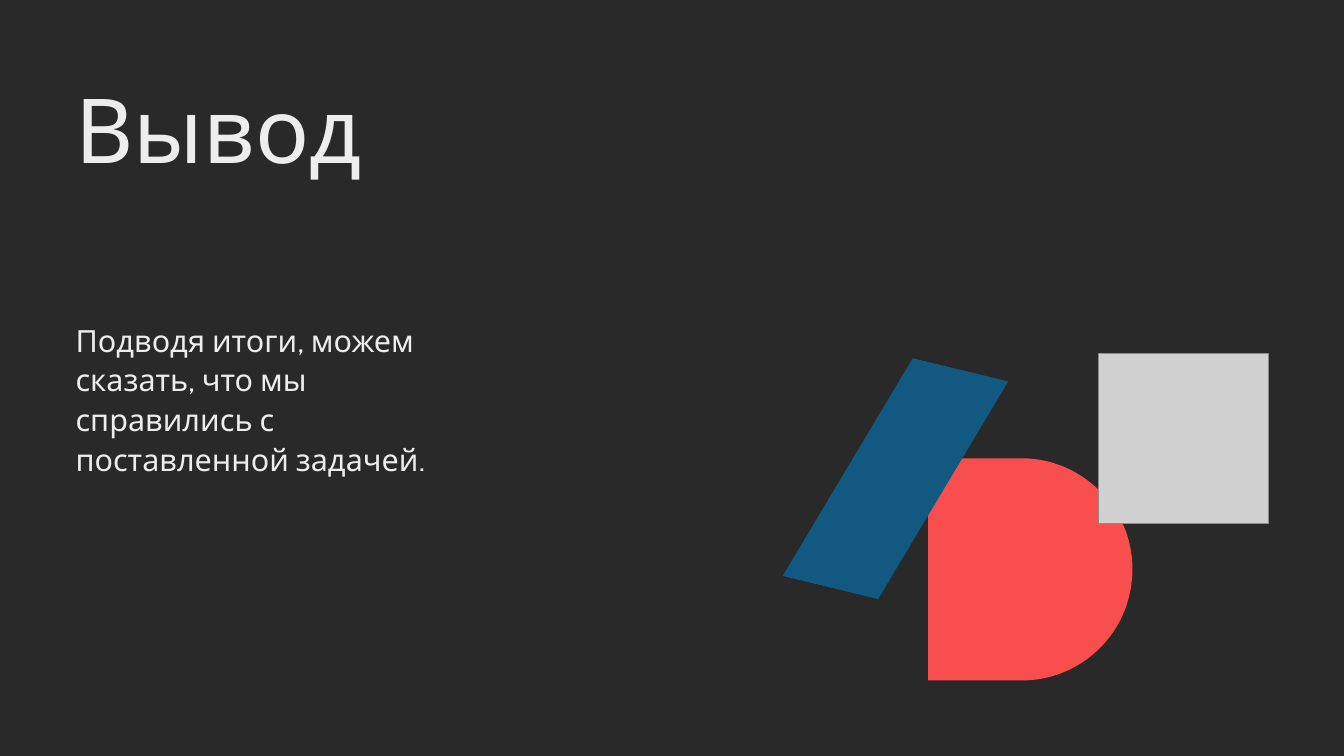
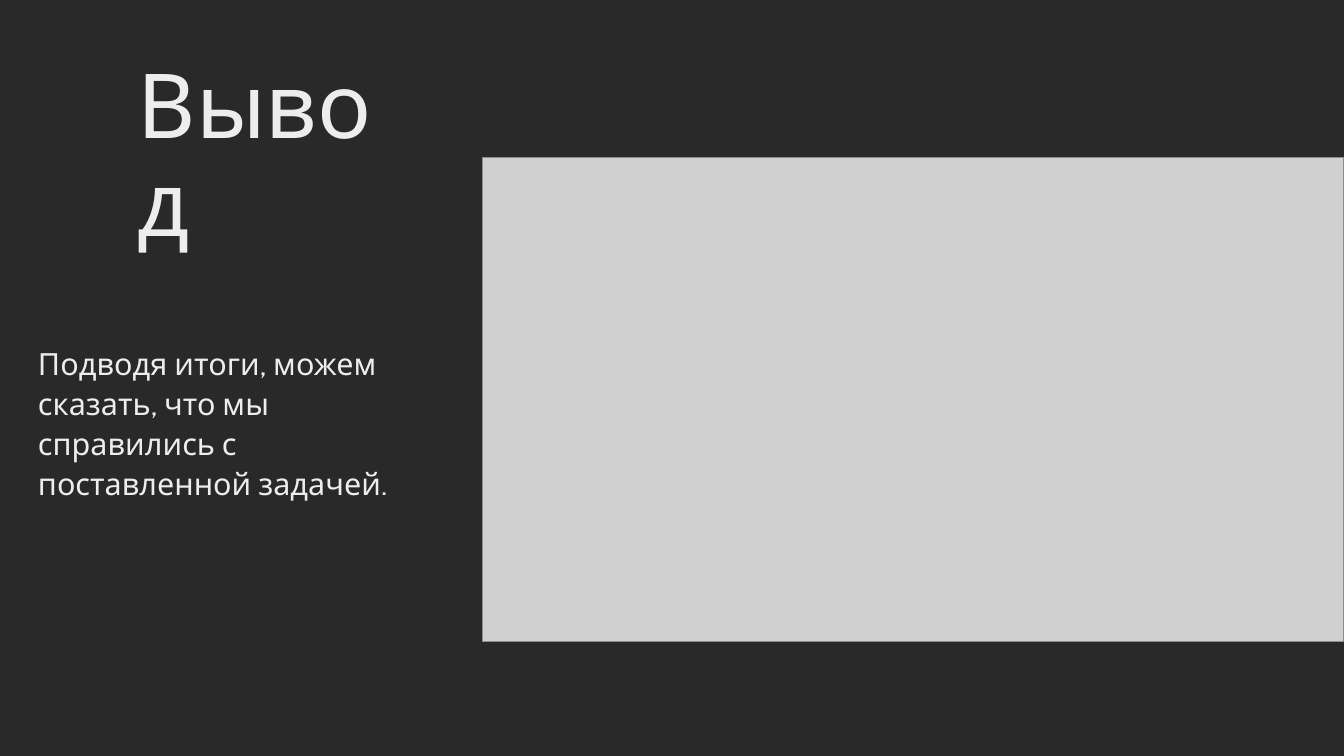
Before and after one commit to Nekro25/Immersed, a slide deck: slide 10 of DESCRIPTION/IMMERSED.pptx (slide 9 before the commit). Drawn at 1344x756 pixels with LibreOffice and Linux fonts; fonts in the diff are those of the drawing; grey boxes stand for pictures. Boxes give left, top, right and bottom in pixels: in the first picture for what was removed or moved away, otherwise in the second. Text is boxed around its words. In the diff, an @@ line names an element or a change of style, - is before the commit and + after.

```diff
--- a/DESCRIPTION/IMMERSED.pptx
+++ b/DESCRIPTION/IMMERSED.pptx
@@ text "Вывод" rewrapped from bbox=[76, 99, 362, 180] to bbox=[138, 57, 421, 157] @@
@@ picture added at bbox=[482, 157, 1343, 641] @@
@@ text "Подводя итоги, можем сказать, что ...": place and size @@
-text "Подводя итоги, можем сказать, что ..." at bbox=[76, 330, 419, 477]
+text "Подводя итоги, можем сказать, что ..." at bbox=[38, 353, 381, 501]
@@ freeform shape removed at bbox=[783, 341, 1008, 616] @@
@@ picture removed at bbox=[1099, 353, 1269, 523] @@
@@ freeform shape removed at bbox=[928, 458, 1133, 680] @@
```
Also in this commit, not shown: 3 other slides changed, 3 slides added, 2 slides removed, 5 other files.
